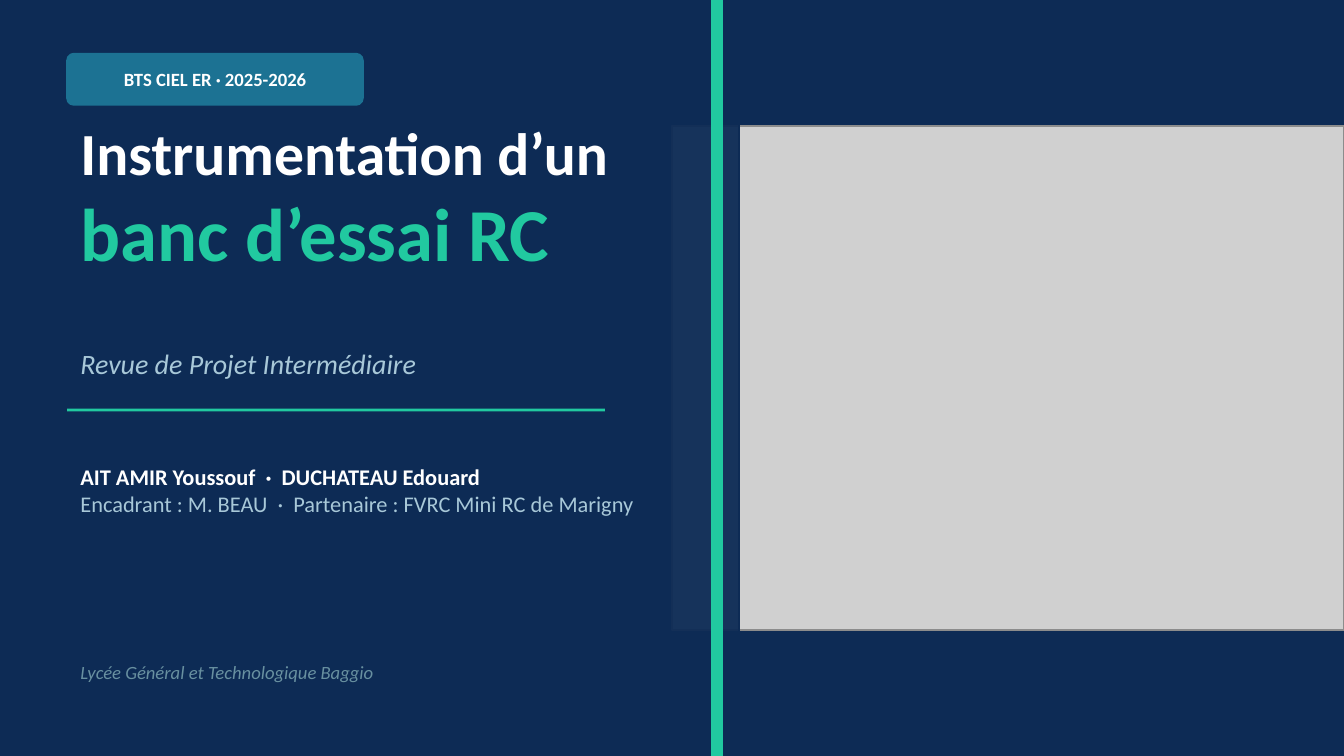
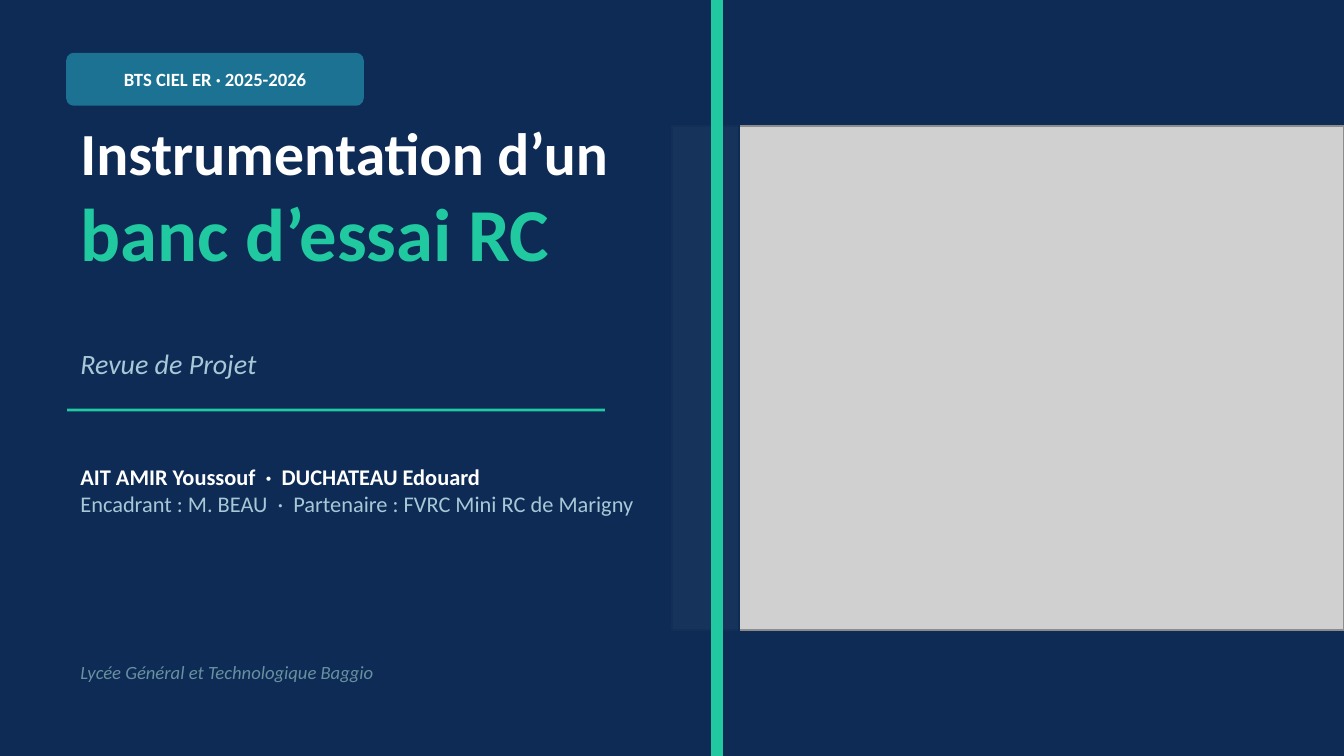
Before and after one commit to TezukaZ0ne/ProjetRC, a slide deck: slide 1 of Revue_Projet_BTS_CIEL_ER_AIT_AMIR_Youssouf.pptx. Drawn at 1344x756 pixels with LibreOffice and Linux fonts; fonts in the diff are those of the drawing; grey boxes stand for pictures. Boxes give left, top, right and bottom in pixels: in the first picture for what was removed or moved away, otherwise in the second. Text is boxed around its words. In the diff, an @@ line names an element or a change of style, - is before the commit and + after.

Commit message:
Revue de Projet : supprime 'Intermédiaire' slide 1, supprime travaux restants CCL, màj ipynb

```diff
--- a/Revue_Projet_BTS_CIEL_ER_AIT_AMIR_Youssouf.pptx
+++ b/Revue_Projet_BTS_CIEL_ER_AIT_AMIR_Youssouf.pptx
@@ text at bbox=[80, 354, 257, 379]: text changed @@
-Revue de Projet Intermédiaire
+Revue de Projet
```
Also in this commit, not shown: 1 other slide changed, 1 other file.
